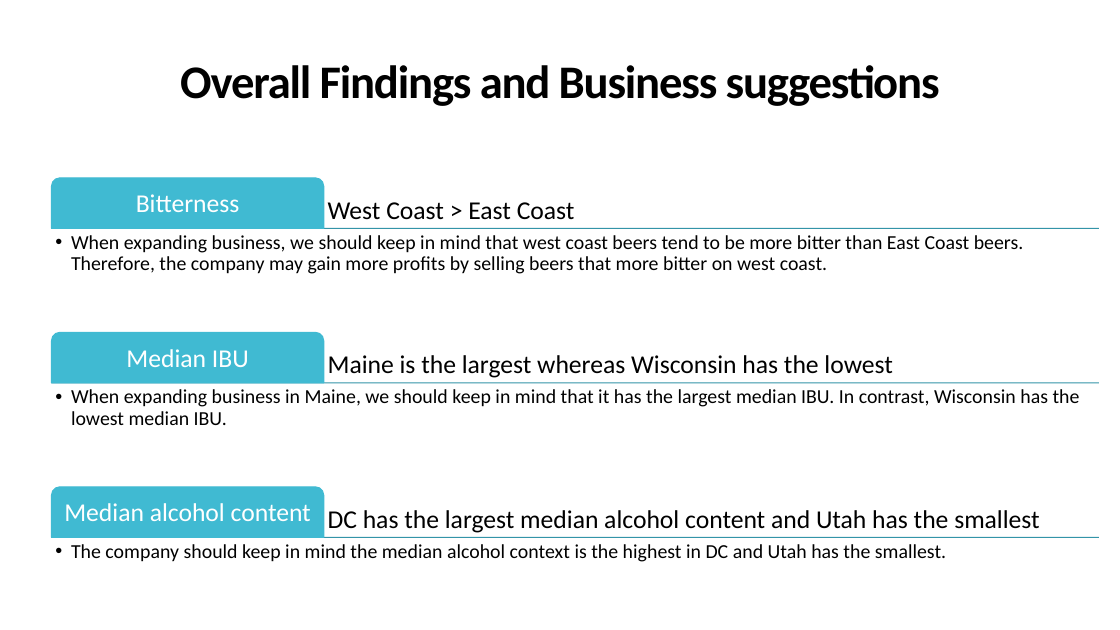
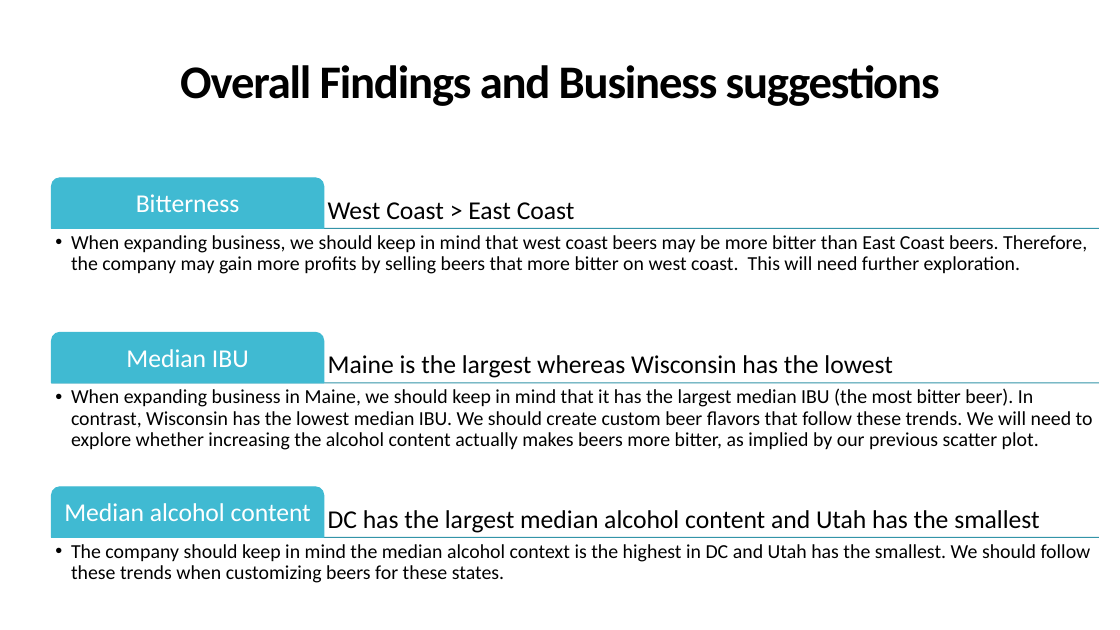
Before and after one commit to sfogelm/SMUDataScienceCapstone1, a slide deck: slide 13 of CaseStudy.pptx. Drawn at 1120x630 pixels with LibreOffice and Linux fonts; fonts in the diff are those of the drawing. Boxes give left, top, right and bottom in pixels: in the first picture for what was removed or moved away, otherwise in the second. Text is boxed around its words. In the diff, an @@ line names an element or a change of style, - is before the commit and + after.

Commit message:
update the slides

```diff
--- a/CaseStudy.pptx
+++ b/CaseStudy.pptx
@@ text at [71,235,1087,274]: text changed @@
-  • When expanding business, we should keep in mind that west coast beers tend to be more bitter than East Coast beers. Therefore, the company may gain more profits by selling beers that more bitter on west coast.
+  • When expanding business, we should keep in mind that west coast beers may be more bitter than East Coast beers. Therefore, the company may gain more profits by selling beers that more bitter on west coast. This will need further exploration.
@@ text at [71,388,1093,450]: text changed @@
-  • When expanding business in Maine, we should keep in mind that it has the largest median IBU. In contrast, Wisconsin has the lowest median IBU.
+  • When expanding business in Maine, we should keep in mind that it has the largest median IBU (the most bitter beer). In contrast, Wisconsin has the lowest median IBU. We should create custom beer flavors that follow these trends. We will need to explore whether increasing the alcohol content actually makes beers more bitter, as implied by our previous scatter plot.
@@ text at [71,544,1091,583]: text changed @@
-  • The company should keep in mind the median alcohol context is the highest in DC and Utah has the smallest.
+  • The company should keep in mind the median alcohol context is the highest in DC and Utah has the smallest. We should follow these trends when customizing beers for these states.
```
Also in this commit, not shown: 8 other slides changed.
